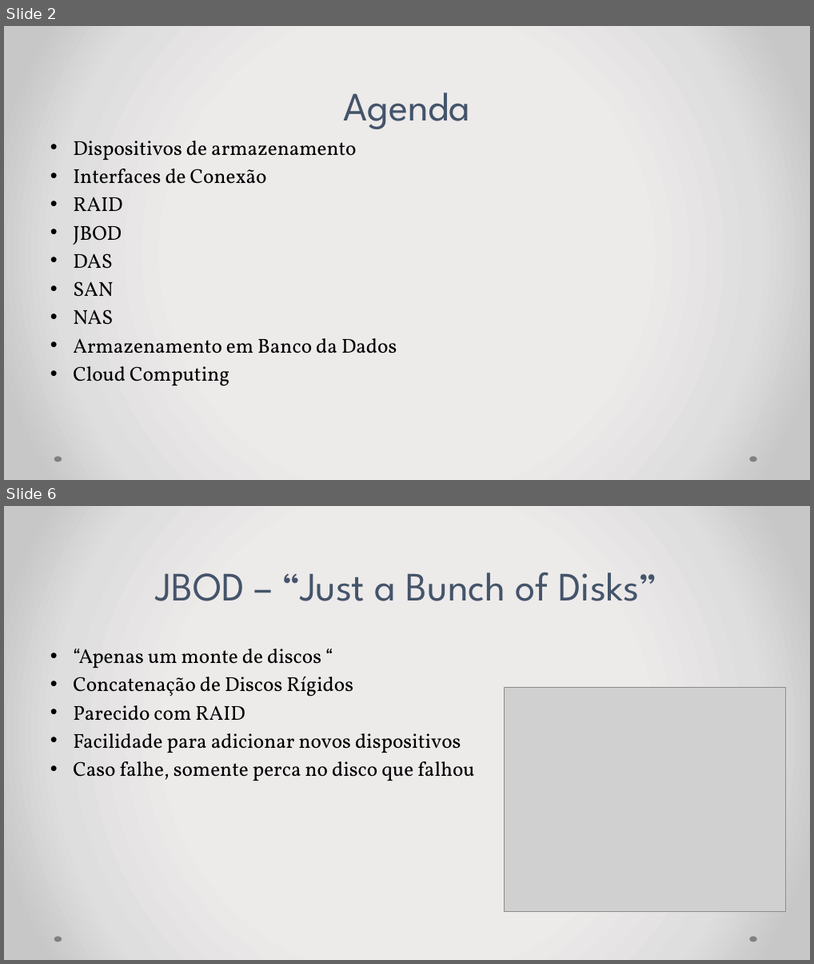
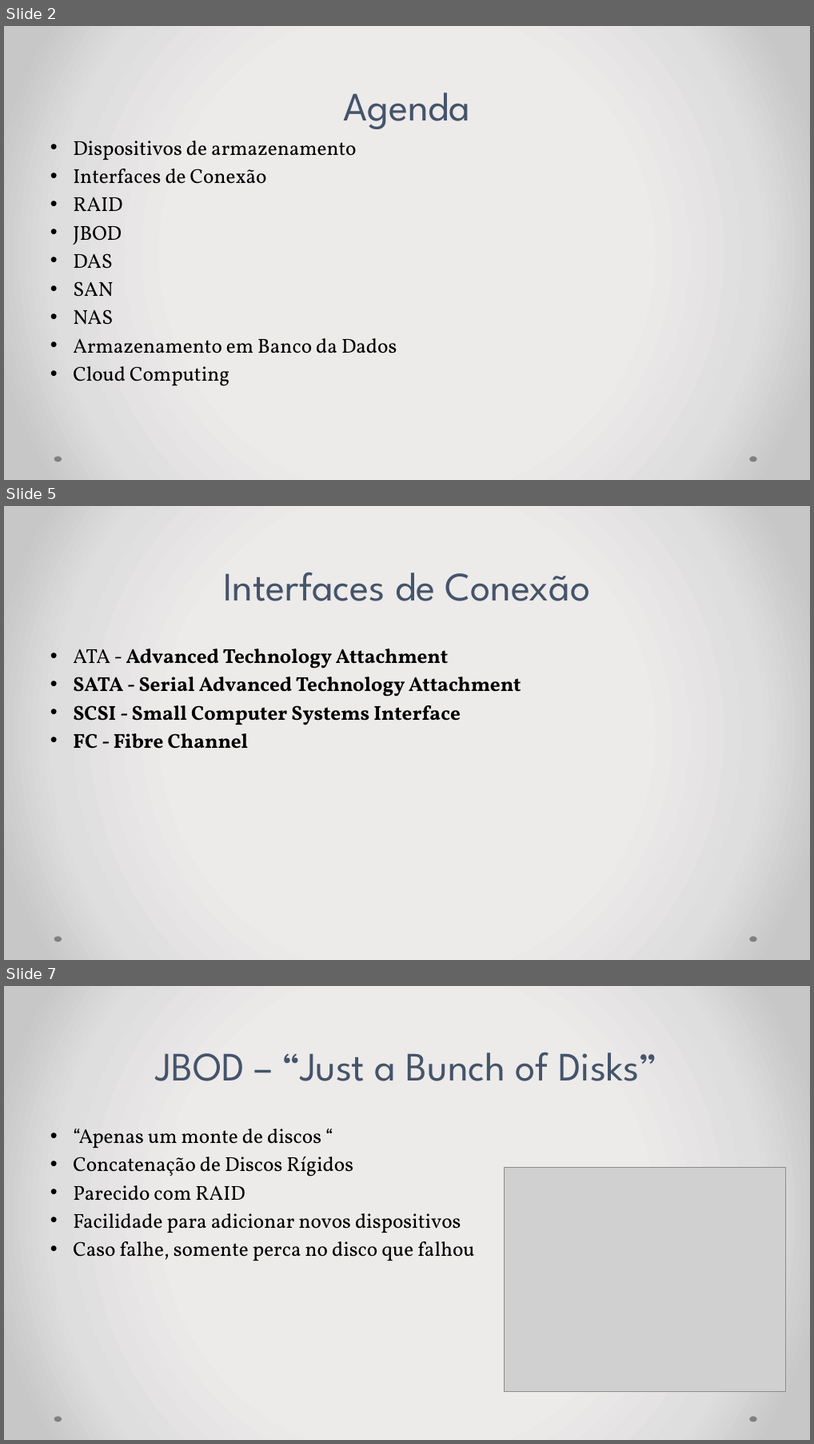
Before and after one commit to IHMHR/Arquitetura-de-Computadores, a slide deck: ApresentacaoArmazenamento.pptx. Shown one above the other, each under a label of ours: slides 2 and 6 before the commit, slides 2, 5 and 7 after it; the slides between them are not shown. The pictures are 814x964 and 814x1444 pixels, drawn with LibreOffice and Linux fonts; fonts in the diff are those of the drawing; grey boxes stand for pictures. Boxes give left, top, right and bottom in pixels: in the first picture for what was removed or moved away, otherwise in the second. Text is boxed around its words. In the diff, an @@ line names an element or a change of style, - is before the commit and + after.

```diff
--- a/ApresentacaoArmazenamento.pptx
+++ b/ApresentacaoArmazenamento.pptx
@@ slide 5 added at box(4, 506, 810, 960), background gradient #EDEBEB to #E0DEDE to #C9C7C7; not listed: 2 template elements that a slide beside it also shows @@
@@ title added at box(223, 572, 591, 601), 48 pt, text #44546A @@
+Interfaces de Conexão
@@ text added at box(73, 648, 521, 748), 24 pt, text #000000, bold @@
+• ATA - Advanced Technology Attachment
+• SATA - Serial Advanced Technology Attachment
+• SCSI - Small Computer Systems Interface
+• FC - Fibre Channel
@@ what was slide 6 is now slide 7 @@
```
Also in this commit, not shown: 4 other slides added, 6 slides removed, 6 other files.
